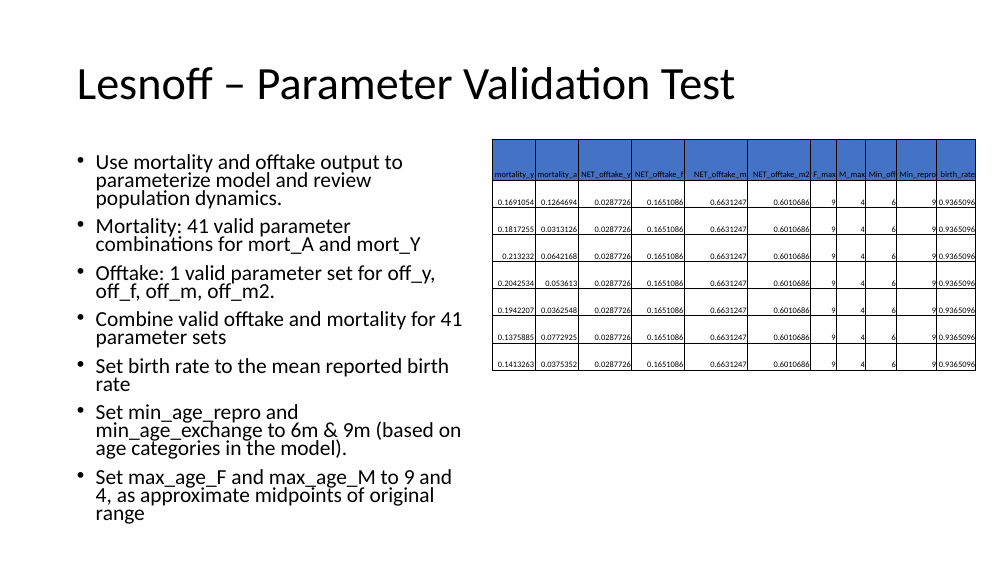
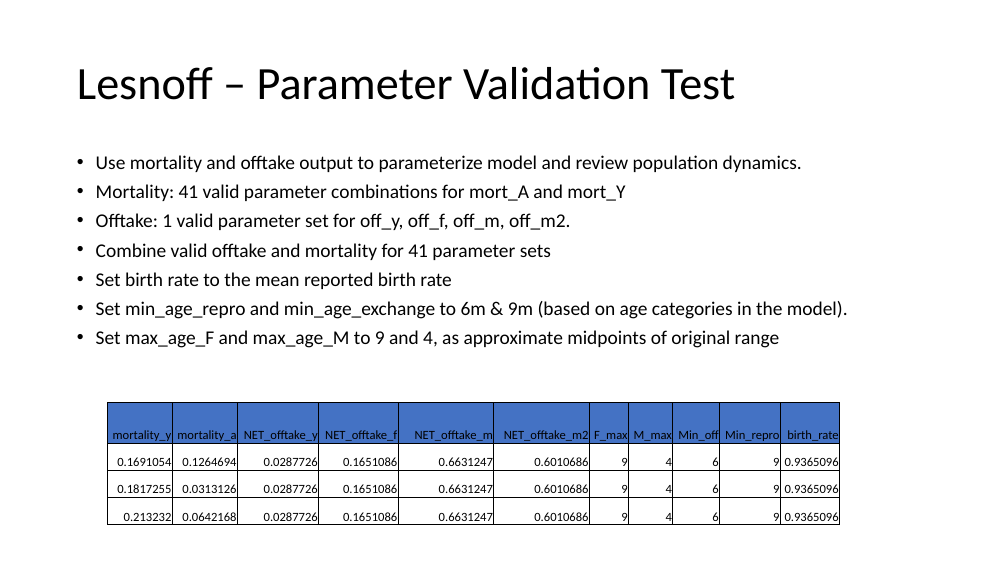
Before and after one commit to BethSavagar/demographic_model_1, a slide deck: slide 25 of presentations/profile-validation/lesnoff.pptx. Drawn at 1008x567 pixels with LibreOffice and Linux fonts; fonts in the diff are those of the drawing. Boxes give left, top, right and bottom in pixels: in the first picture for what was removed or moved away, otherwise in the second. Text is boxed around its words. In the diff, an @@ line names an element or a change of style, - is before the commit and + after.

Commit message:
complete validation of lesnoff data, add file for vaccination immunity test

```diff
--- a/presentations/profile-validation/lesnoff.pptx
+++ b/presentations/profile-validation/lesnoff.pptx
@@ text "Use mortality and offtake output ..." at box(96, 155, 848, 348): size 20.4 to 18.5 pt; line spacing 0.7 to 0.8 @@
@@ table at box(107, 403, 840, 525) @@
-row 5: 0.2042534 | 0.053613 | 0.0287726 | 0.1651086 | 0.6631247 | 0.6010686 | 9 | 4 | 6 | 9 | 0.9365096
-row 6: 0.1942207 | 0.0362548 | 0.0287726 | 0.1651086 | 0.6631247 | 0.6010686 | 9 | 4 | 6 | 9 | 0.9365096
-row 7: 0.1375885 | 0.0772925 | 0.0287726 | 0.1651086 | 0.6631247 | 0.6010686 | 9 | 4 | 6 | 9 | 0.9365096
-row 8: 0.1413263 | 0.0375352 | 0.0287726 | 0.1651086 | 0.6631247 | 0.6010686 | 9 | 4 | 6 | 9 | 0.9365096
@@ table: place and size @@
-table at box(492, 140, 977, 371)
+table at box(107, 403, 840, 525)
```
Also in this commit, not shown: 1 other slide changed, 1 slide added, 3 other files.
